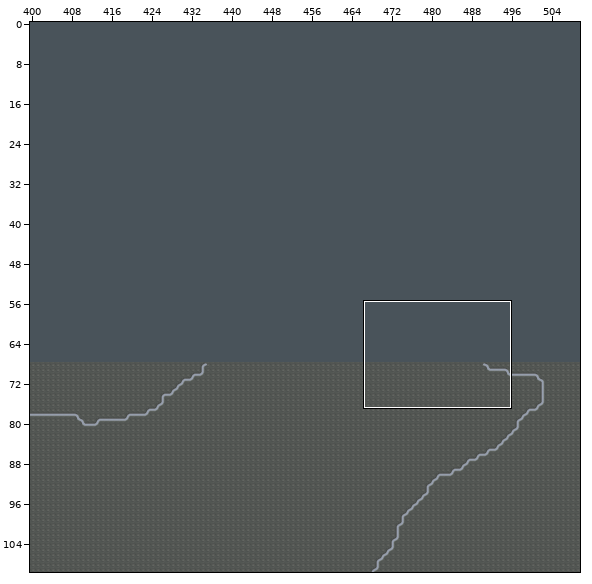
Two states of a Tiled map, examples/Rchev 1942/勒热夫战役-j.tmx. The first picture is a wide view before the edit; the outline marks the close-up.
Close-up. First the earlier version:
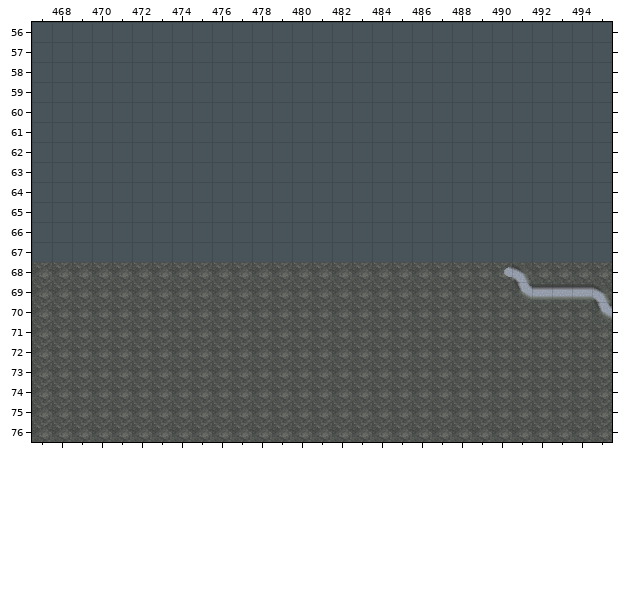
Cells are 20x20 px. Shown: x 467..495, y 56..76. The commit also changed other parts of the map, which this record leaves out.
After the commit:
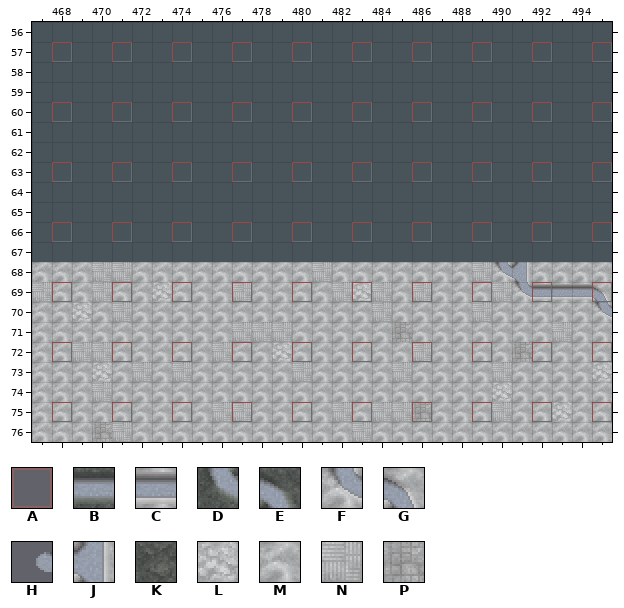
Key: from "属性覆盖": A 3; from "巴巴罗萨计划(N4版)地块byXs": B 0, C 9, D 36, E 37, F 45, G 46, H 48, J 64, K 73, L 81, M 82, N 100, P 117.
_ is an empty cell.
Tiles replaced or removed in this view: B, D, E, H, K.
Tiles of an added or newly shown layer are drawn over the layers below it.
What changed:
Changed rows in their new state; . is an unchanged cell.
Layer "Ground":
first column x 467:
68 MMMNNMMMMMMMMMNMMMMMMMNFJMMMM
69 NMMNMMLMMMNMMMMNLNMNMMMNFCCCG
70 MMLMNMMMMMMMMMMMMNMMMMNMMMMMF
71 MMMMMMMMMMNNNMMMMMPMMMMMMMNMM
72 MMNNMMMMMNMMLMMMMMMNMMMMPMMMM
73 MMMLMNMNMMMMMNMMMMNMMMMNMMMML
74 MMMNMMMMMMMMMMMMMMMMMMMLMMMMM
75 MMMMMMMMMNNMMMMNMNNPMMMNMMLMM
76 MMMPNMMMMMMMMMMMNMMMMMMMMMMMM
Layer "Items_river":
first column x 490:
68 _
Layer "PathingOverride" (added):
first column x 468:
57 A..A..A..A..A..A..A..A..A..A
60 A..A..A..A..A..A..A..A..A..A
63 A..A..A..A..A..A..A..A..A..A
66 A..A..A..A..A..A..A..A..A..A
69 A..A..A..A..A..A..A..A..A..A
72 A..A..A..A..A..A..A..A..A..A
75 A..A..A..A..A..A..A..A..A..A
